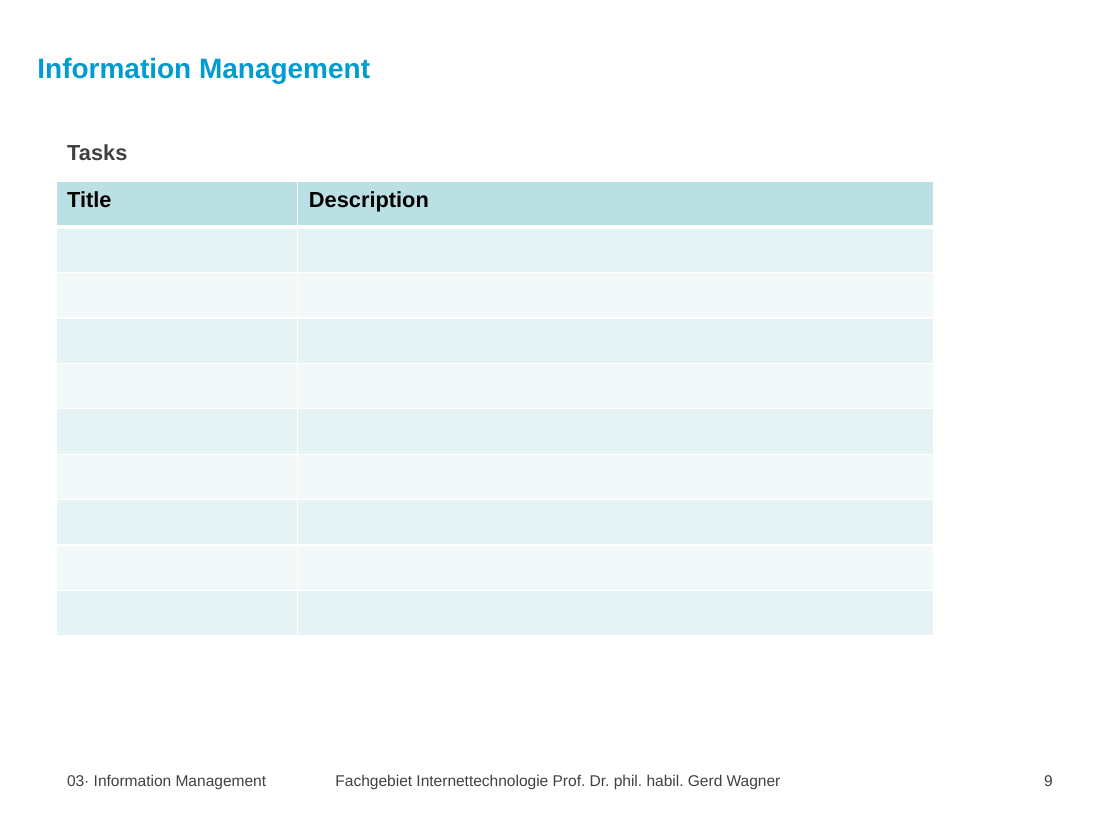
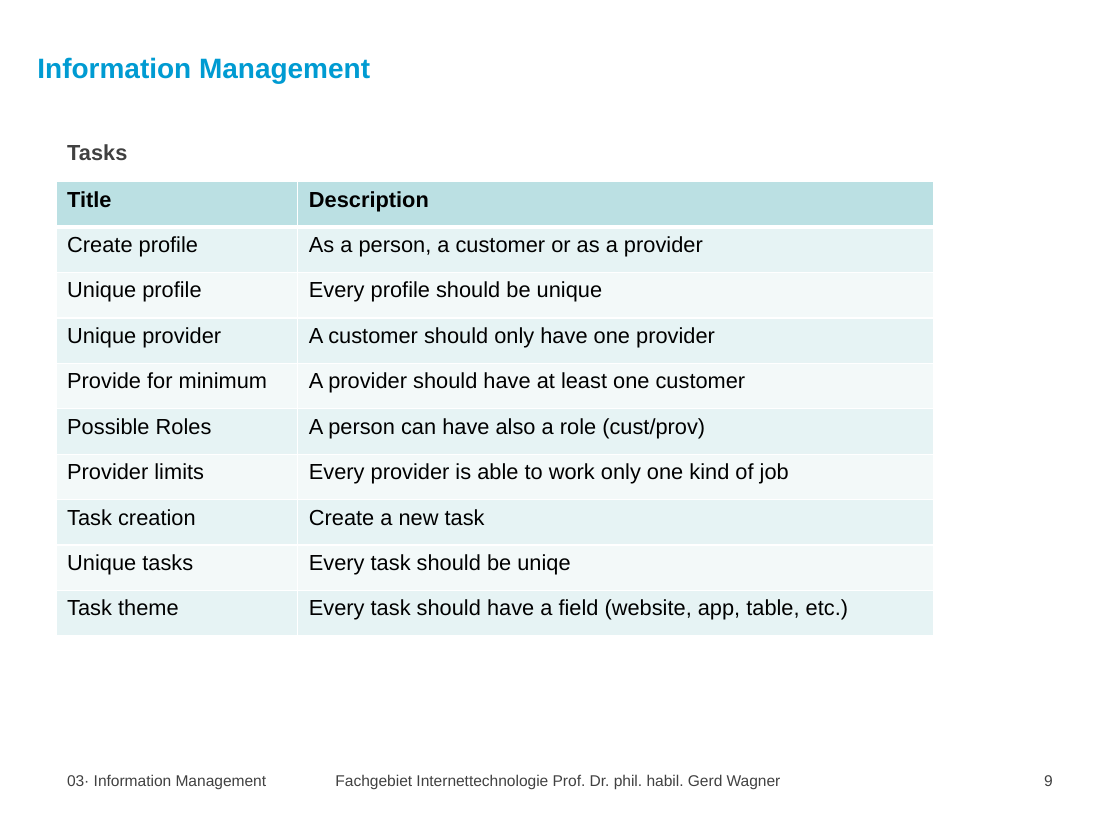
Before and after one commit to kostoele/FreestyleFreelancing_WebbApp2020, a slide deck: slide 9 of presentation/Präsentation.pptx. Drawn at 1120x840 pixels with LibreOffice and Linux fonts; fonts in the diff are those of the drawing; background and template pictures are left out. Boxes give left, top, right and bottom in pixels: in the first picture for what was removed or moved away, otherwise in the second. Text is boxed around its words. In the diff, an @@ line names an element or a change of style, - is before the commit and + after.

```diff
--- a/presentation/Präsentation.pptx
+++ b/presentation/Präsentation.pptx
@@ table at bbox=[56, 181, 933, 636] @@
-row 2, column 1: 
+row 2, column 1: Create profile
-row 2, column 2: 
+row 2, column 2: As a person, a customer or as a provider
-row 3, column 1: 
+row 3, column 1: Unique profile
-row 3, column 2: 
+row 3, column 2: Every profile should be unique
-row 4, column 1: 
+row 4, column 1: Unique provider
-row 4, column 2: 
+row 4, column 2: A customer should only have one provider
-row 5, column 1: 
+row 5, column 1: Provide for minimum
-row 5, column 2: 
+row 5, column 2: A provider should have at least one customer
-row 6, column 1: 
+row 6, column 1: Possible Roles
-row 6, column 2: 
+row 6, column 2: A person can have also a role (cust/prov)
-row 7, column 1: 
+row 7, column 1: Provider limits
-row 7, column 2: 
+row 7, column 2: Every provider is able to work only one kind of job
-row 8, column 1: 
+row 8, column 1: Task creation
-row 8, column 2: 
+row 8, column 2: Create a new task
-row 9, column 1: 
+row 9, column 1: Unique tasks
-row 9, column 2: 
+row 9, column 2: Every task should be uniqe
-row 10, column 1: 
+row 10, column 1: Task theme
-row 10, column 2: 
+row 10, column 2: Every task should have a field (website, app, table, etc.)
```
Also in this commit, not shown: 3 other slides changed.
